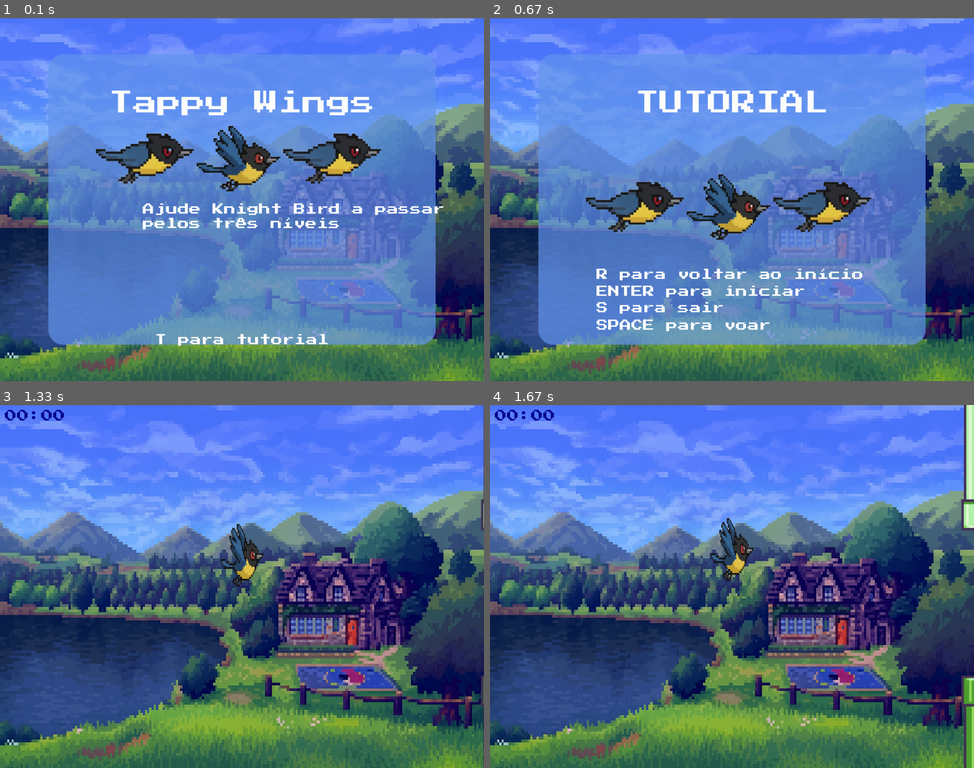
Above: before the commit, frames 1-4 (two rows, left to right).
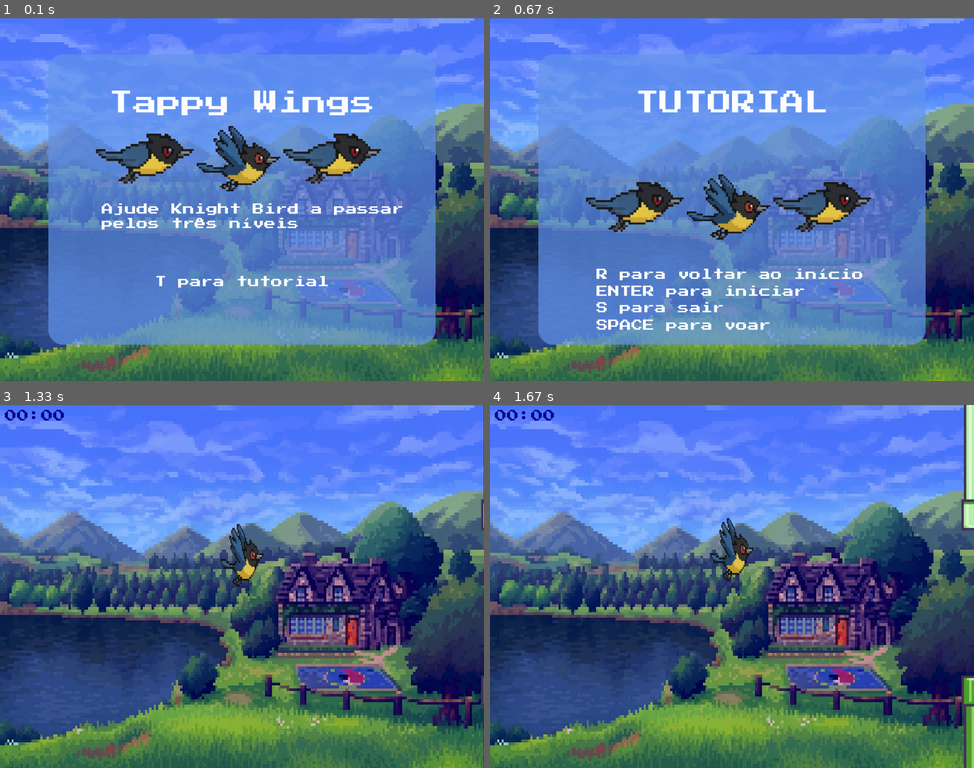
Above: after the commit, the same moments.

Repository: mearramos/Pygame-2025.1-
Game: pygame game, started from roda_jogo.py
Same seed, same stepped clock (60 frames per second), same inputs: the game is played once before the commit and once after it.
Inputs:
- Up to frame 1 (0.1 s): no input
- Up to frame 2 (0.67 s): tap T at 0.33 s
- Up to frame 3 (1.33 s): hold R 0.67-1.2 s; tap Enter at 1.23 s
- Up to frame 4 (1.67 s): tap Space at 1.57 s

The runs differ from the first frame. In frame 1, 2.4% of the frame differs, in the area x 21-92%, y 50-91%; in frame 2, nothing differs; in frame 3, nothing differs; in frame 4, nothing differs.

Commit message:
Últimos ajustes

Diff:
--- a/final_screen.py
+++ b/final_screen.py
@@ -35,7 +35,7 @@
     # ----- Define fonte e mensagens
     font_titulo = pygame.font.Font('assets/fonte/fonte_principal.ttf', 50)
     font_msg = pygame.font.Font('assets/fonte/fonte_principal.ttf', 24)
-    titulo = "fIM DE JOGO"
+    titulo = "FIM DE JOGO"
     mensagem = "ENTER para reiniciar"
     sair = "S para sair"
     tutorial = "T para tutorial"
--- a/init_screen.py
+++ b/init_screen.py
@@ -47,9 +47,9 @@
 
     # ----- Centraliza textos na tela
     title_rect = text_title.get_rect(center=(WIDTH // 2, HEIGHT // 2 - 200))
-    msg_rect = text_msg.get_rect(center=(WIDTH // 2, HEIGHT // 2 + 290))
-    sair_rect = text_msg.get_rect(center=(WIDTH//2 - 25, HEIGHT//2 + 50))
-    tutorial_rect = text_msg.get_rect(center=(WIDTH//2 - 25, HEIGHT//2 + 20))
+    msg_rect = text_msg.get_rect(center=(WIDTH // 2, HEIGHT // 2 + 170))
+    sair_rect = text_msg.get_rect(center=(WIDTH//2 - 110, HEIGHT//2 + 50))
+    tutorial_rect = text_msg.get_rect(center=(WIDTH//2 - 110, HEIGHT//2 + 20))
 
 
     # ----- Loop da tela inicial
@@ -67,10 +67,10 @@
                 if event.key == pygame.K_RETURN:
                     state = GAME
                     start = True
-                elif event.key == pygame.K_s:
+                if event.key == pygame.K_s:
                     state = QUIT
                     start = True
-                elif event.key == pygame.K_t:
+                if event.key == pygame.K_t:
                     state = TUTORIAL
                     start = True
 
--- a/tutorial.py
+++ b/tutorial.py
@@ -64,18 +64,18 @@
         clock.tick(FPS)
         for event in pygame.event.get():
             if event.type == pygame.QUIT:
+                state = QUIT
                 game = False
-            if event.type == pygame.QUIT:
-                return QUIT
             if event.type == pygame.KEYDOWN:
+                if event.key == pygame.K_RETURN:
+                    state = GAME
+                    start = True
                 if event.key == pygame.K_s:
-                    return QUIT
-            if event.key == pygame.K_RETURN:
-                return GAME
-            if event.key == pygame.K_t:
-                return TUTORIAL
-            if event.key == pygame.K_r:
-                return INIT
+                    state = QUIT
+                    start = True
+                if event.key == pygame.K_r:
+                    state = INIT
+                    start = True
 
 
         x = (WIDTH - WIDTH_RET) // 2
